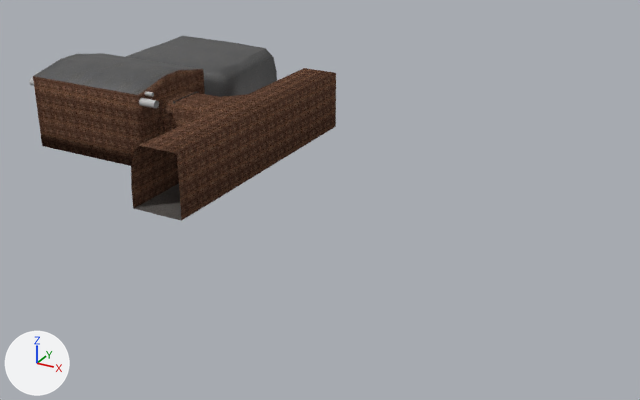
One commit to the Blender file DeathGameData/Assets/maps/Cell/Cell.blend: the scene before it, then after it.
Before and after are seen from a camera (50 mm lens) standing at (32.4, -36.1, 17.1) and looking at (13.5, -1.8, -0.1). The axes (+X, +Y, +Z) are drawn at lower left. The lights are the same throughout. The older version comes first. Objects named as collision shapes, trigger or cutter boxes, shadow casters or lower levels of detail are left out.

Names of what the first picture shows: 'Cell', 'Cylinder.001'.
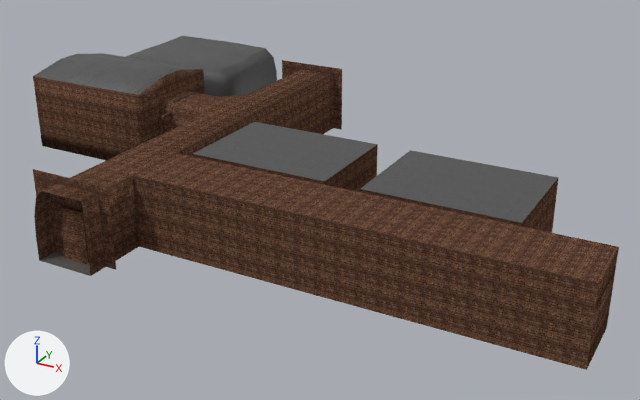
The change, as a list of edits to the scene's bpy script:
```text
Change me_cube_001:
    used by ob_cell; location = (0.0, 0.0, 0.0)
    remove me_cube_001.from_pydata(...)  # 326 vertices, 305 faces; spans x -3.8..9.2, y -7.0..10.2, z 0.0..4.5
    add me_cube_001.from_pydata(...)  # 372 vertices, 336 faces; spans x -3.8..9.7, y -13.0..10.2, z 0.0..4.5
    me_cube_001 part 1: a new loose piece of 16 vertices spanning x 5.7..9.7, y 7.7..7.9, z 0.0..3.6, in mat_material_001 (picture img_brick_fixed_jpg)
    me_cube_001 part 2: a new loose piece of 16 vertices spanning x 5.7..9.7, y -12.3..-12.1, z 0.0..3.6, in mat_material_001 (picture img_brick_fixed_jpg)
    me_cube_001 part 3
    7 new vertices lie (0.0, -3.0, 0.0) away from vertices in x 6.4..9.2, y -7.0, z 0.0..3.3
    7 new vertices lie (0.0, -3.0, 0.0) away from vertices in x 6.4..9.2, y -10.0, z 0.0..3.3
    11 new faces join them, mat_material_001 (picture img_brick_fixed_jpg)
    2 new faces join them, mat_floor (picture img_stone_ground_jpg)
Add me_cube_010:
    me_cube_010.from_pydata(...)  # 88 vertices, 80 faces; spans x 9.2..28.2, y -10.0..-1.8, z 0.0..3.3
    # faces by material slot: [61, 13, 6]
    me_cube_010.materials.append(mat_material_001)  # picture img_brick_fixed_jpg
    me_cube_010.materials.append(mat_floor)  # picture img_stone_ground_jpg
    me_cube_010.materials.append(mat_ceiling)  # picture img_stone_ceiling_jpg
Remove ob_cylinder_001:
    ob_cylinder_001 = bpy.data.objects.new('Cylinder.001', me_cylinder_003)
    ob_cylinder_001.location = (0.0, 0.0, 0.0)
Add ob_cell_007:
    ob_cell_007 = bpy.data.objects.new('Cell.007', me_cube_010)
    ob_cell_007.location = (0.0, 0.0, 0.0)
Add ob_cell_005:
    ob_cell_005 = bpy.data.objects.new('Cell.005', me_cube_004.copy())  # the mesh of ob_cell_002
    ob_cell_005.location = (7.13, -12.01, 0.0)
    ob_cell_005.rotation_euler = (0.0, 0.0, -1.571)  # degrees (0, 0, -90)
```

Where the change shows, as pixel boxes [x1, y1, x2, y2] in the pictures (640 x 400 px):
'Cell.007', added (brown)
    after: [133, 122, 619, 370]
    faces in mat_material_001 (picture img_brick_fixed_jpg): [133, 144, 619, 370]
    faces in mat_ceiling (picture img_stone_ceiling_jpg): [193, 122, 559, 223]
'Cell', reshaped (30% taller)
    before: [33, 36, 336, 221]
    after: [33, 36, 342, 276]
'Cylinder.001', deleted
    before: [29, 72, 159, 108]
'Cell.005', added (mostly hidden)
    after: [61, 206, 89, 262]
part 1 of me_cube_001, added (brown)
    after: [282, 60, 342, 130]
part 2 of me_cube_001, added (brown)
    after: [33, 169, 116, 270]
part 3 of me_cube_001, added (brown)
    after: [34, 146, 177, 276]
